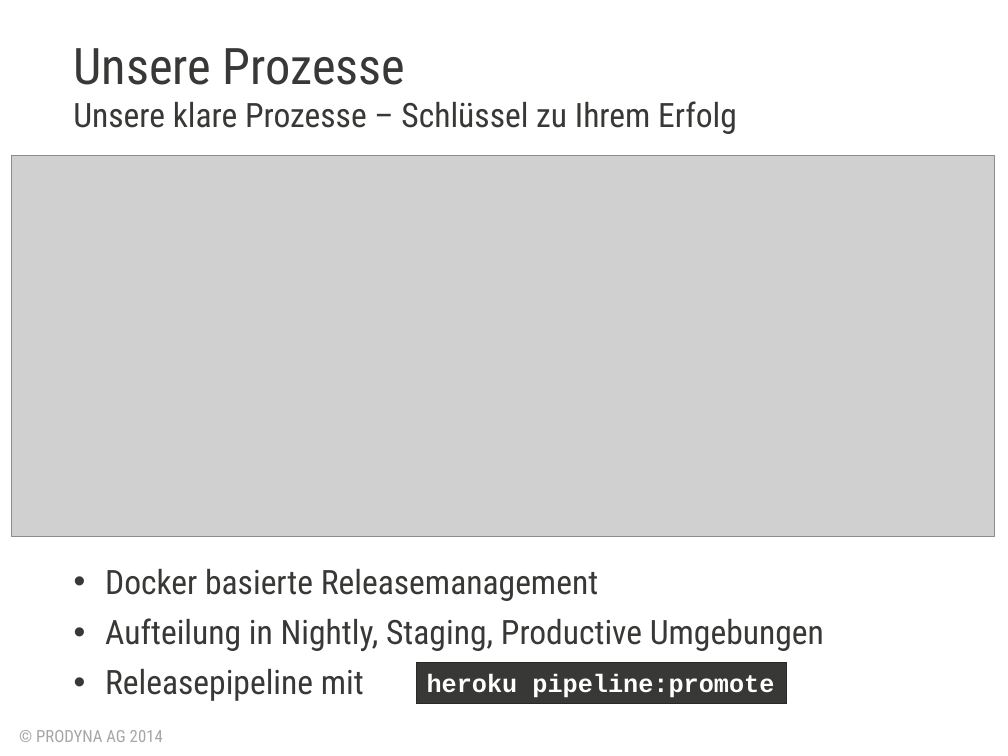
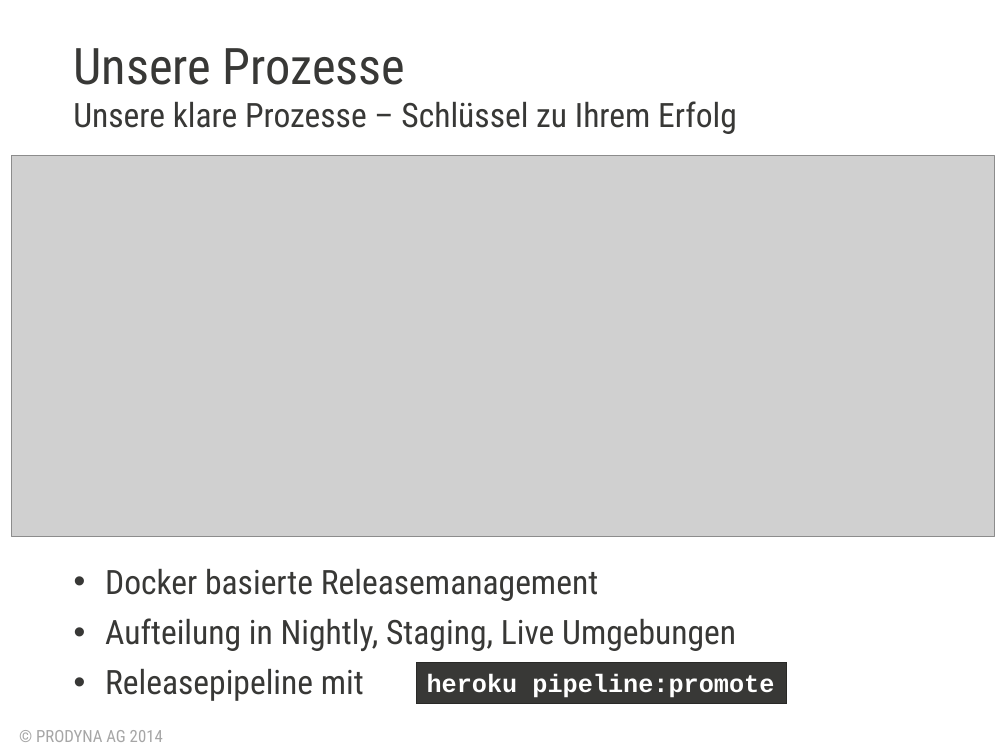
Before and after one commit to lagranovskiy/timetracker-server, a slide deck: slide 18 of doc/AbschlussPräsentation.pptx (slide 17 before the commit). Drawn at 1008x756 pixels with LibreOffice and Linux fonts; fonts in the diff are those of the drawing; grey boxes stand for pictures; background and template pictures are left out. Boxes give left, top, right and bottom in pixels: in the first picture for what was removed or moved away, otherwise in the second. Text is boxed around its words. In the diff, an @@ line names an element or a change of style, - is before the commit and + after.

```diff
--- a/doc/AbschlussPräsentation.pptx
+++ b/doc/AbschlussPräsentation.pptx
@@ text at (x1=105, y1=618, x2=736, y2=651): text changed @@
-• Aufteilung in Nightly, Staging, Productive Umgebungen
+• Aufteilung in Nightly, Staging, Live Umgebungen
```
Also in this commit, not shown: 14 other slides changed, 3 slides added, 1 other file.
